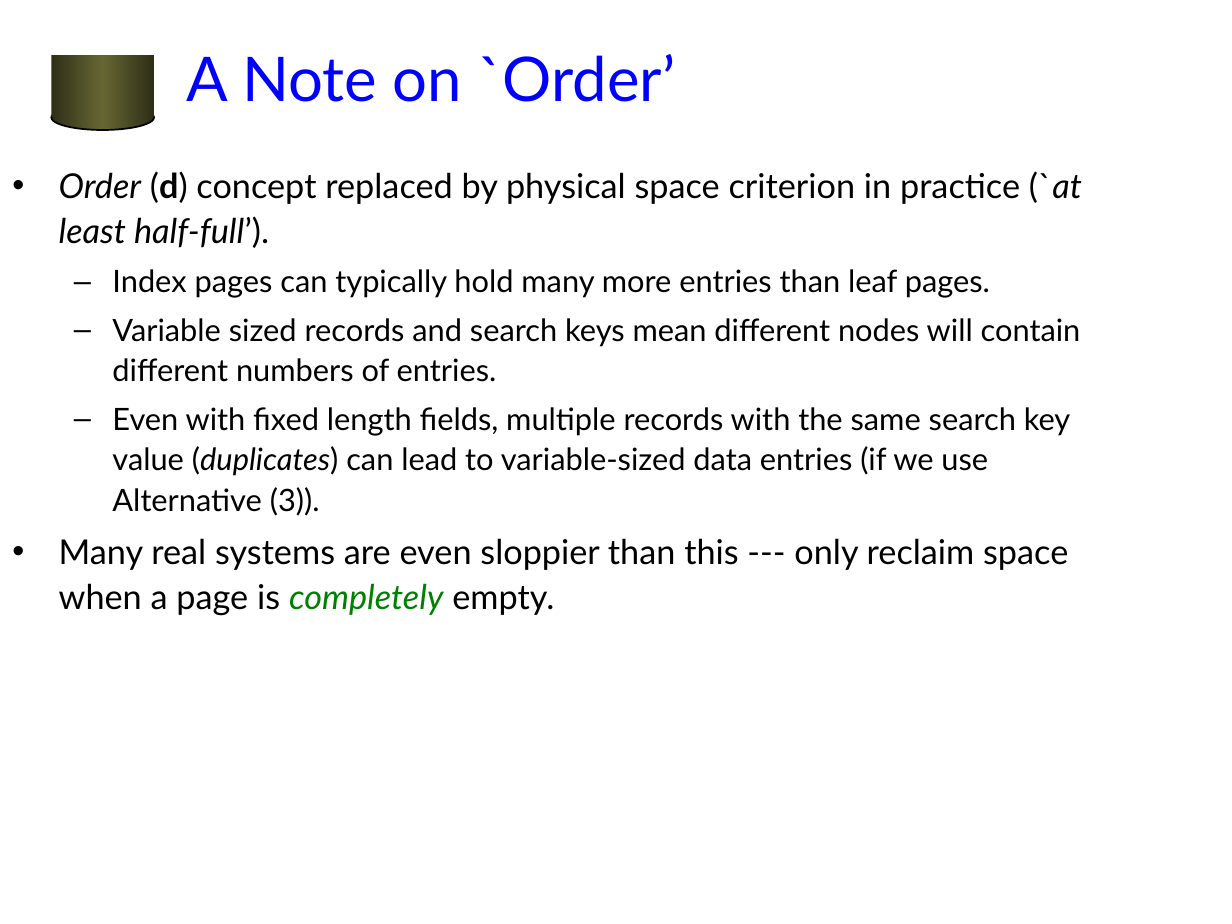
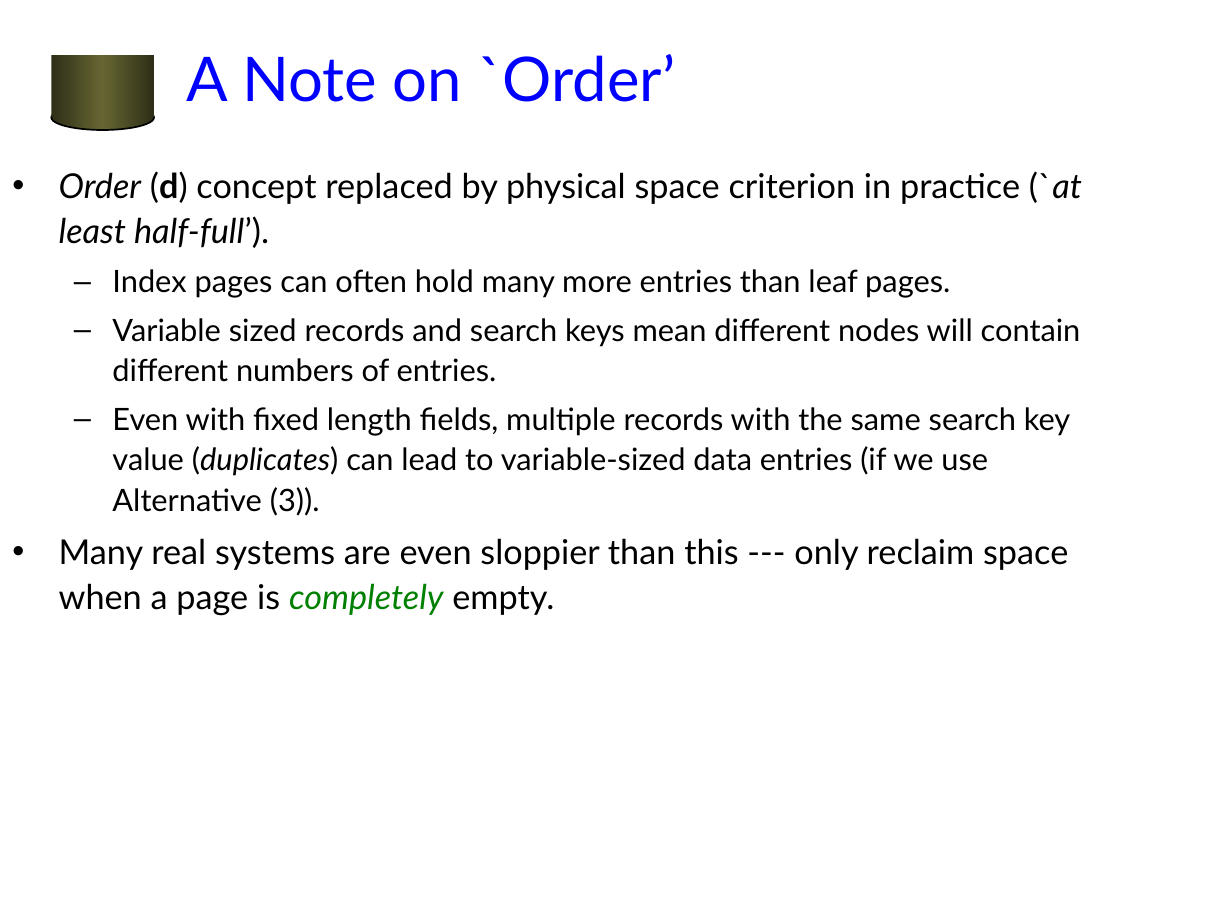
Before and after one commit to jhellerstein/cs186-07, a slide deck: slide 31 of lecs/07-Tree-Indexes.ppt. Drawn at 1232x924 pixels with LibreOffice and Linux fonts; fonts in the diff are those of the drawing; background and template pictures are left out. Boxes give left, top, right and bottom in pixels: in the first picture for what was removed or moved away, otherwise in the second. Text is boxed around its words. In the diff, an @@ line names an element or a change of style, - is before the commit and + after.

```diff
--- a/lecs/07-Tree-Indexes.ppt
+++ b/lecs/07-Tree-Indexes.ppt
@@ text at (x1=112, y1=269, x2=950, y2=298): text changed @@
-  – Index pages can typically hold many more entries than leaf pages.
+  – Index pages can often hold many more entries than leaf pages.
```
Also in this commit, not shown: 4 other slides changed, 5 other files.
